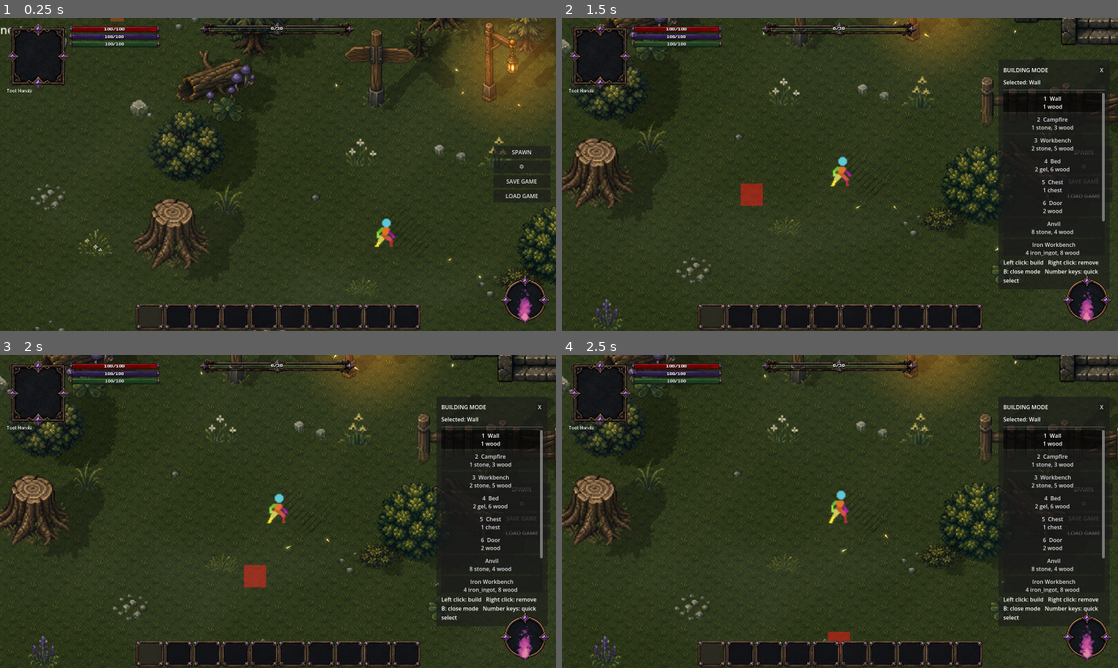
Above: before the commit, frames 1-4 (two rows, left to right).
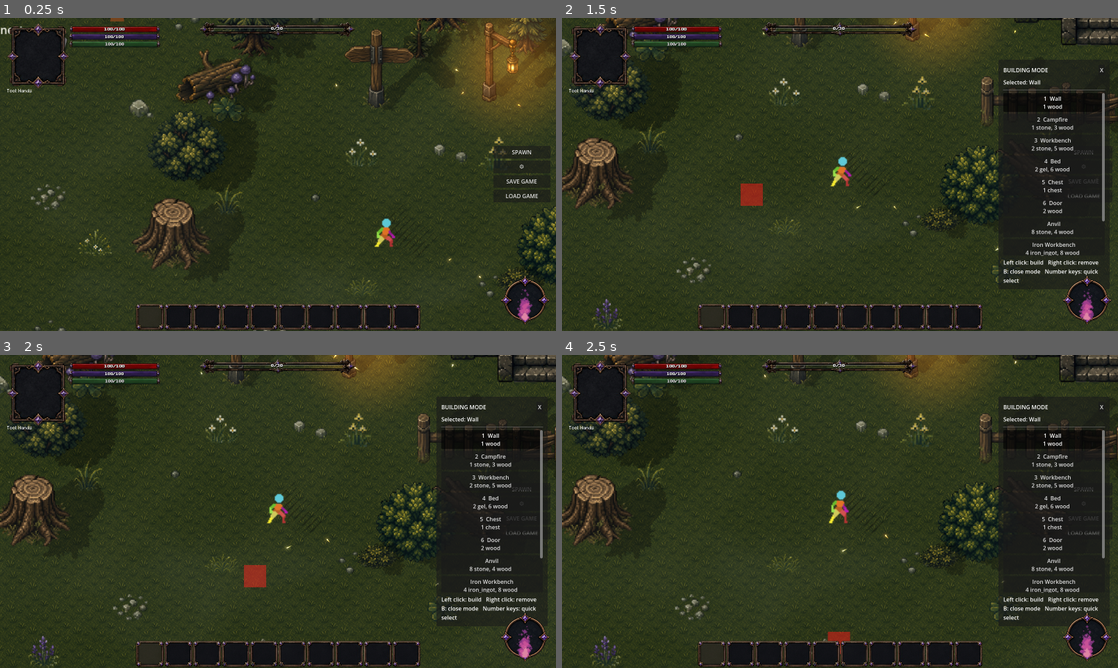
Above: after the commit, the same moments.

Repository: ramonsamagaio/Oathwake-Main
Game: Godot game, scene res://scenes/game/Game.tscn
Same seed, same stepped clock (60 frames per second), same inputs: the game is played once before the commit and once after it. This scene is started directly instead of the project's main scene.
Inputs (mouse positions are in pixels of both pictures, inside the frame that each line leads up to):
- Up to frame 1 (0.25 s): no input
- Up to frame 2 (1.5 s): tap Enter at 0.5 s; move the mouse to (962, 158) at 0.52 s; hold D 0.53-1.25 s; tap B at 0.6 s; click (962, 158) at 0.67 s; tap Space at 0.77 s; drag from (728, 190) to (812, 237) at 1.27 s
- Up to frame 3 (2 s): no input
- Up to frame 4 (2.5 s): click (840, 652) at 2 s

The runs differ from the first frame. In frame 1, 0.3% of the frame differs, in the area x 28-100%, y 0-86%; in frame 2, 0.2%; in frame 3, 0.2%; in frame 4, 0.3%.

Commit message:
Run Content Editor navigation and window recovery probe

Diff:
--- a/tools/content_editor/ContentEditor.tscn
+++ b/tools/content_editor/ContentEditor.tscn
@@ -1,8 +1,9 @@
-[gd_scene format=3 uid="uid://cn6juf8fptk0e"]
+[gd_scene load_steps=3 format=3 uid="uid://cn6juf8fptk0e"]
 
 ; ContentEditorPostEffectsNavigationSuite.gd extends ContentEditorRuntimeTuningSuite.gd.
 ; ContentEditorRuntimeTuningSuite.gd extends ContentEditorUsabilitySuite.gd.
 [ext_resource type="Script" path="res://tools/content_editor/ContentEditorPostEffectsNavigationSuite.gd" id="1_content_editor_script"]
+[ext_resource type="Script" path="res://scripts/test/RuntimeContentEditorContractProbe.gd" id="2_contract_probe"]
 
 [node name="ContentEditor" type="Control" unique_id=47190531]
 custom_minimum_size = Vector2(800, 500)
@@ -13,3 +14,6 @@
 grow_horizontal = 2
 grow_vertical = 2
 script = ExtResource("1_content_editor_script")
+
+[node name="RuntimeContractProbe" type="Node" parent="."]
+script = ExtResource("2_contract_probe")
